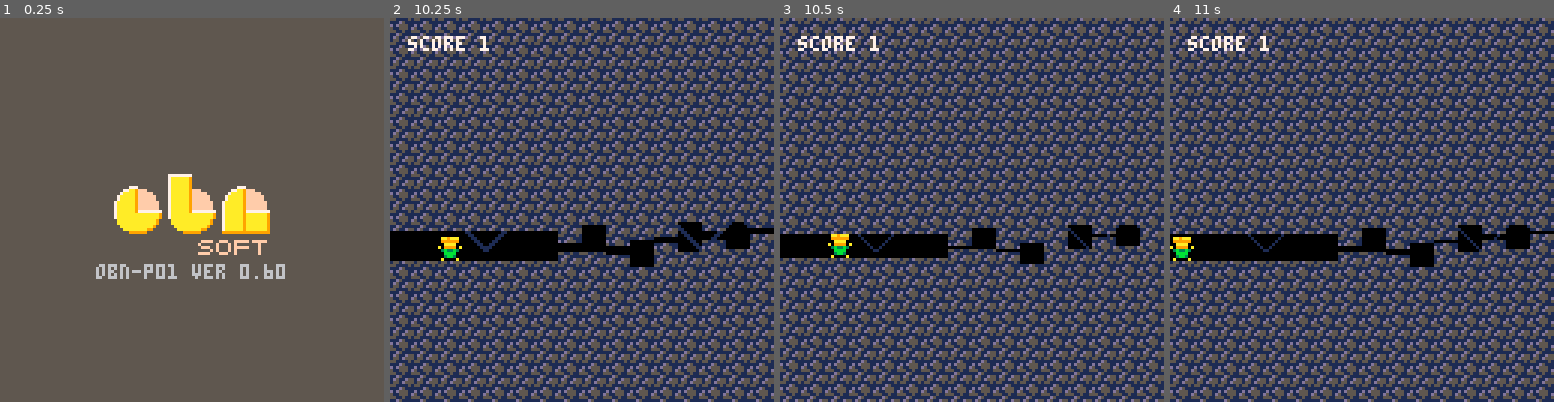
Above: before the commit, frames 1-4 (left to right).
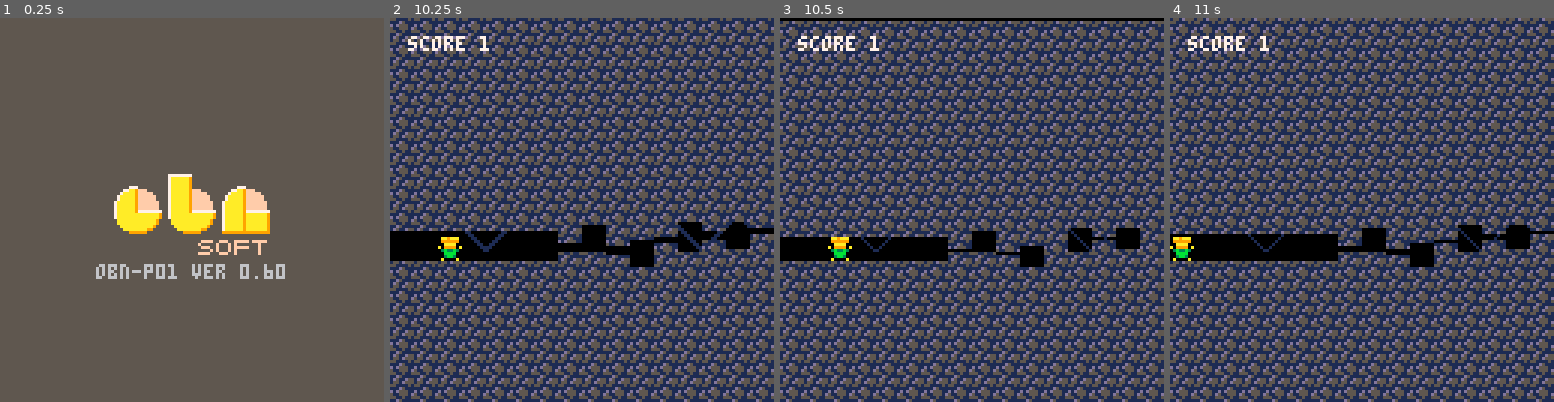
Above: after the commit, the same moments.

Repository: obono/Pico8Works
Game: PICO-8 cartridge src/hollow.p8
Same seed, same stepped clock (60 frames per second), same inputs: the game is played once before the commit and once after it.
Inputs:
- Up to frame 1 (0.25 s): no input
- Up to frame 2 (10.25 s): tap O (Z key) at 0.33, 0.7, 1.43, 2.22, 3.1, 3.98, 4.87, 5.75, 6.63, 7.52, 8.4, 9.28, 10.17 s; tap X (X key) at 1.07, 2.07, 2.4, 2.73, 3.07, 3.4, 3.73, 4.07, 4.4, 4.73, 5.07, 5.4, 5.73, 6.07, 6.4, 6.73, 7.07, 7.4, 7.73, 8.07, 8.4, 8.73, 9.07, 9.4, 9.73, 10.07 s; hold Left 1.97-2.37 s; hold Right 2.87-3.53 s; hold Right 4.13-4.53 s; hold Left 5.13-5.8 s; hold Left 6.23-6.63 s; hold Right 7.13-7.8 s; hold Right 8.4-8.8 s; hold Left 9.4-10.07 s
- Up to frame 3 (10.5 s): tap X (X key) at 10.4 s
- Up to frame 4 (11 s): hold Left 10.5-10.9 s; tap X (X key) at 10.73 s

Frames 1-2 are identical in both runs. In frame 3, 55% of the frame differs, in the area x 0-100%, y 0-100%; in frame 4, nothing differs.

Commit message:
Refactoring.

Diff:
--- a/src/hollow.p8
+++ b/src/hollow.p8
@@ -87,11 +87,12 @@
 function init_game()
  gm=3
  gc=60
- ct={} -- top of column
- cb={} -- bottom of column
+ cv={} -- columns of cave
  cs=0 -- wave phase
  cr=32 -- wave amplitude
  cg=0 -- current gap size
+ ct=0 -- top offset
+ cb=0 -- bottom offset
  cx=0 -- scroll offset
  cp=7 -- next column pos
  cm=1 -- next hollow counter
@@ -115,7 +116,7 @@
 end
 
 function update_game()
- cg=flr((1-cos(cs/192))*cr)
+ calc_gap()
  handle_input()
  move_player()
  if (pe) then
@@ -127,6 +128,13 @@
   if (gc==0) start_music()
  end
  gd=true
+end
+
+function calc_gap()
+ cg=flr((1-cos(cs/192))*cr)
+ ct=-flr(cg/2)
+ if (cs>=187) ct+=cs%2
+ cb=ct+cg
 end
 
 function set_column(x,t,b)
@@ -145,16 +153,13 @@
   end
   mset(x+18,i+16,v)
  end
- ct[x]=t
- cb[x]=b
+ cv[x]={t=t,b=b}
 end
 
 function grow_cave()
  local t,b,g
  cm-=1 g=(cm<0)
- t,b=adjust_gap(cp,g)
- cp=(cp+1)%18
- set_column(cp,t,b)
+ extend_column(g)
  if (g) then
   cm=(rnd(1)+1)*sc/128+1
  end
@@ -164,17 +169,18 @@
  end
 end
 
-function adjust_gap(x, g)
+function extend_column(g)
  local d,h,l,r,y
- d=cb[x]-ct[x]
+ d=cv[cp].b-cv[cp].t
  h=rndi(3)
  if (g) h=8-h
- l=flr((cb[x]-58)/12)
+ l=flr((cv[cp].b-58)/12)
  r=rndi(17-abs(h-d)-abs(l))-8
  if (h>d) r+=h-d
  if (l<0) r-=l
- y=mid(32,cb[x]+r,96)
- return y-h,y
+ y=mid(32,cv[cp].b+r,96)
+ cp=(cp+1)%18
+ set_column(cp,y-h,y)
 end
 
 function rndi(x)
@@ -199,12 +205,12 @@
   pv=1 pf=false
  end
  local p=(pp+pv)%18
- local g=min(cb[pp]-ct[p],
-  cb[p]-ct[pp])+cg
+ local g=min(cv[pp].b-cv[p].t,
+  cv[p].b-cv[pp].t)+cg
  if (px+pv<0 or g<8 or pe) then
   pv=0 pa=0
  elseif (pv!=0) then
-  pw=(cb[p]-cb[pp])/4
+  pw=(cv[p].b-cv[pp].b)/4
   pp=p
   if (px+pv>56) grow_cave()
   sfx(0)
@@ -228,7 +234,7 @@
 function judge_crushed()
  cs=(cs+1)%192
  if (cs==0) then
-  if (cb[pp]-ct[pp]<4) then
+  if (cv[pp].b-cv[pp].t<4) then
    pe=true music(-1,0,3)
   end
   cr+=2
@@ -248,37 +254,52 @@
 
 function draw_game()
  cls()
- local t=-flr(cg/2)
- if (cs>=187) t+=cs%2
- local b=t+cg
- -- background
+ draw_background()
+ draw_ridges()
+ draw_player()
+ draw_cave()
+ draw_strings()
+end
+
+function draw_background()
  local i,x
  for i=0,3 do
   x=i*48-cx/3
   map(0,4,x,0,6,8)
   map(0,4,x,64,6,8)
  end
- -- ridges
- rectfill(0,-1,127,49+t/2,0)
- rectfill(0,82+b/2,127,128,0)
+end
+
+function draw_ridges()
+ local t,b=ct/2,cb/2
+ rectfill(0,-1,127,49+t,0)
+ rectfill(0,82+b,127,128,0)
  pal(2,0)
+ local i,x
  for i=0,2 do
   x=i*72-cx/2
-  map(6,4,x,50+t/2,9,4)
-  map(6,8,x,50+b/2,9,4)
+  map(6,4,x,50+t,9,4)
+  map(6,8,x,50+b,9,4)
  end
  pal(2,2)
- -- player
- local y=max(py+b,ct[pp]+t)
- if (pe) y=ct[pp]+b
+end
+
+function draw_player()
+ local y=max(py+cb,cv[pp].t+ct)
+ if (pe) y=cv[pp].t+b
  spr(16+pa,px,y,1,1,pf)
- -- top
- map(0,16,-cx,t,18,16)
- map(0,16,144-cx,t,18,16)
- -- bottom
- map(18,16,-cx,b,18,16)
- map(18,16,144-cx,b,18,16)
- -- strings
+end
+
+function draw_cave()
+ map(0,16,-cx,ct,18,16)
+ map(18,16,-cx,cb,18,16)
+ if (cx>16) then
+  map(0,16,144-cx,ct,18,16)
+  map(18,16,144-cx,cb,18,16)
+ end
+end
+
+function draw_strings()
  print("score "..sc,6,6,7)
  if (gc>0) then
   print("ready?",52,61,7)
